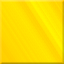
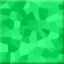
Revision of a layered 64 × 64 image; what changed, layer by layer:
painted on "Layer 1" over (0, 0, 64, 64)
